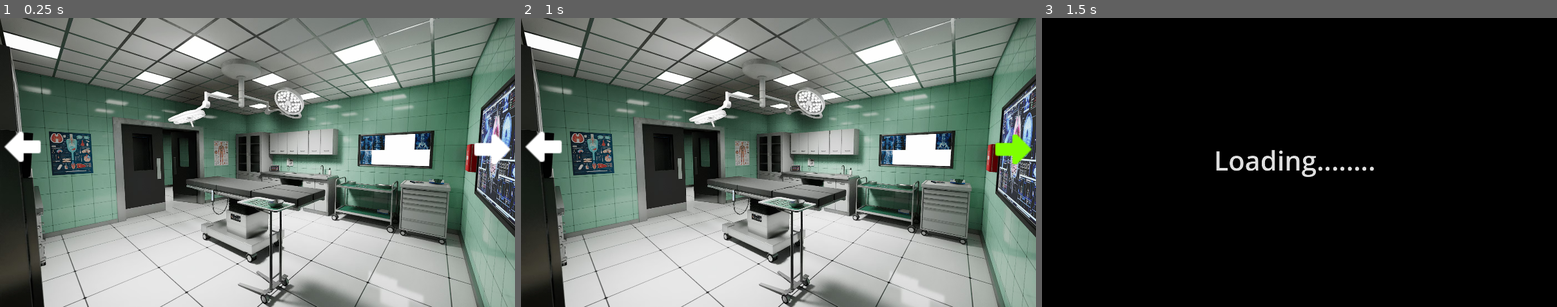
Above: before the commit, frames 1-3 (left to right).
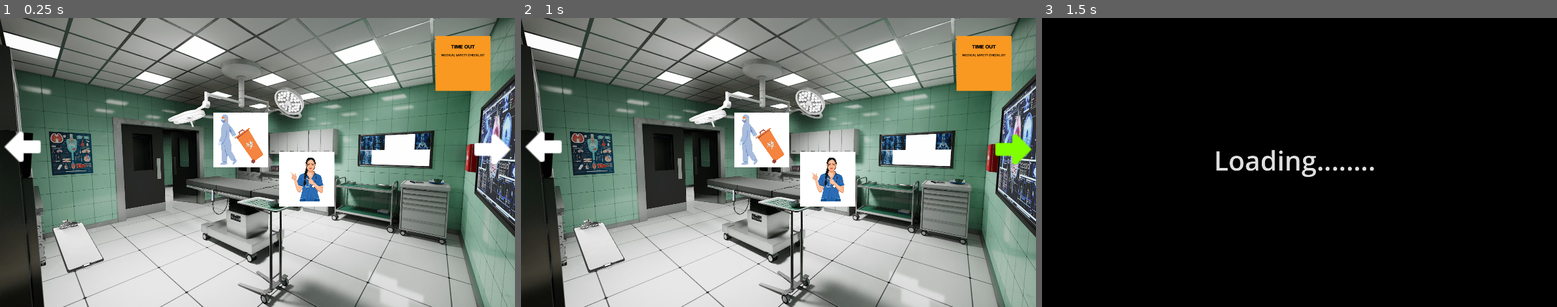
Above: after the commit, the same moments.

Repository: Cavan/EscapeRoomProject
Game: Godot game, scene res://World/world.tscn
Two runs of this game, one before a commit and one after it. Both use one fixed random seed, a clock stepped at 60 frames per second and the inputs below.
Inputs (mouse positions are in pixels of both pictures, inside the frame that each line leads up to):
- Up to frame 1 (0.25 s): no input
- Up to frame 2 (1 s): tap Enter at 0.5 s; drag from (541, 148) to (1015, 150) at 0.52 s
- Up to frame 3 (1.5 s): drag from (1536, 150) to (1062, 148) at 1.27 s

The runs differ from the first frame. In frame 1, 6.9% of the frame differs, in the area x 10-96%, y 6-89%; in frame 2, 6.9%; in frame 3, nothing differs.

Commit message:
Added items to first operating room

Diff:
--- /dev/null
+++ b/Assets/Items/GameItem.gd
@@ -0,0 +1,8 @@
+class_name GameItem
+
+extends Node
+
+enum Item_Type {KEY_ITEM, ENVIRONMENT_ITEM, USER_ITEM}
+
+func _init():
+	pass
--- /dev/null
+++ b/Inventory/DragableItem.tscn
@@ -0,0 +1,9 @@
+[gd_scene load_steps=2 format=3 uid="uid://yea2ouo1w0ni"]
+
+[ext_resource type="Script" path="res://Inventory/item.gd" id="2_w305j"]
+
+[node name="DragableItem" type="Sprite2D"]
+top_level = true
+position = Vector2(1037, 545)
+scale = Vector2(0.2, 0.2)
+script = ExtResource("2_w305j")
--- /dev/null
+++ b/Inventory/clipboard.tscn
@@ -0,0 +1,10 @@
+[gd_scene load_steps=3 format=3 uid="uid://cnm5au0p5nhg"]
+
+[ext_resource type="Texture2D" uid="uid://bqe0mcclrjeye" path="res://Assets/Items/clipboard.png" id="1_o01ks"]
+[ext_resource type="Script" path="res://Inventory/item.gd" id="2_w8kli"]
+
+[node name="Clipboard" type="Sprite2D"]
+position = Vector2(1037, 545)
+scale = Vector2(0.5, 0.5)
+texture = ExtResource("1_o01ks")
+script = ExtResource("2_w8kli")
--- /dev/null
+++ b/Inventory/item.gd
@@ -0,0 +1,24 @@
+extends Sprite2D
+@export var item_sprite_texture:Texture
+#bytemyke source code for https://www.youtube.com/watch?v=neZ9tLVUDk4&feature=youtu.be
+
+var is_dragging = false #state management
+var mouse_offset #center mouse on click
+var delay = .2
+
+func _ready():
+	self.texture = item_sprite_texture
+
+func _physics_process(delta):
+	if is_dragging == true:
+		var tween = get_tree().create_tween()
+		tween.tween_property(self, "position", get_global_mouse_position()-mouse_offset, delay * delta)
+func _input(event):
+	if event is InputEventMouseButton and event.button_index == MOUSE_BUTTON_LEFT:
+		if event.pressed:
+			if get_rect().has_point(to_local(event.position)):
+				print('clicked on sprite')
+				is_dragging = true
+				mouse_offset = get_global_mouse_position()-global_position
+		else:
+			is_dragging = false
--- /dev/null
+++ b/Inventory/item.tscn
@@ -0,0 +1,27 @@
+[gd_scene load_steps=6 format=3 uid="uid://bqwjabdx3dw56"]
+
+[ext_resource type="Texture2D" uid="uid://bqe0mcclrjeye" path="res://Assets/Items/clipboard.png" id="1_m2lwo"]
+[ext_resource type="PackedScene" uid="uid://yea2ouo1w0ni" path="res://Inventory/DragableItem.tscn" id="2_8nm65"]
+[ext_resource type="Texture2D" uid="uid://im4f1r7bqgqg" path="res://Assets/Items/biohazard.png" id="3_lmxc3"]
+[ext_resource type="Texture2D" uid="uid://dkt1sfujm7ptr" path="res://Assets/Items/Nurse.png" id="4_u4i1y"]
+[ext_resource type="Texture2D" uid="uid://dv00qct7is4u4" path="res://Assets/Items/TIME OUT.png" id="5_shb2b"]
+
+[node name="Item" type="Node2D"]
+position = Vector2(959, 640)
+
+[node name="DragableItem" parent="." instance=ExtResource("2_8nm65")]
+position = Vector2(1726, 917)
+item_sprite_texture = ExtResource("3_lmxc3")
+
+[node name="DragableItem2" parent="." instance=ExtResource("2_8nm65")]
+position = Vector2(254, 211)
+scale = Vector2(0.25, 0.25)
+item_sprite_texture = ExtResource("4_u4i1y")
+
+[node name="DragableItem3" parent="." instance=ExtResource("2_8nm65")]
+position = Vector2(289, 853)
+item_sprite_texture = ExtResource("1_m2lwo")
+
+[node name="DragableItem4" parent="." instance=ExtResource("2_8nm65")]
+position = Vector2(1726, 170)
+item_sprite_texture = ExtResource("5_shb2b")
--- a/Levels/level_1.tscn
+++ b/Levels/level_1.tscn
@@ -1,6 +1,7 @@
-[gd_scene load_steps=2 format=3 uid="uid://7tgwji88ukab"]
+[gd_scene load_steps=3 format=3 uid="uid://7tgwji88ukab"]
 
 [ext_resource type="Texture2D" uid="uid://kmpehaxm6s84" path="res://Assets/Rooms/OperatingRoom_2.png" id="1_6fvfx"]
+[ext_resource type="PackedScene" uid="uid://bqwjabdx3dw56" path="res://Inventory/item.tscn" id="2_scs8p"]
 
 [node name="Level_1" type="Node2D"]
 
@@ -13,3 +14,15 @@
 texture = ExtResource("1_6fvfx")
 expand_mode = 3
 stretch_mode = 4
+
+[node name="Item" parent="." instance=ExtResource("2_scs8p")]
+position = Vector2(595, 649)
+
+[node name="DragableItem" parent="Item" index="0"]
+position = Vector2(897, 455)
+
+[node name="DragableItem2" parent="Item" index="1"]
+position = Vector2(1144, 603)
+scale = Vector2(0.2, 0.2)
+
+[editable path="Item"]
--- a/World/world.tscn
+++ b/World/world.tscn
@@ -11,7 +11,7 @@
 main_level_path = "res://Levels/level_1.tscn"
 level_2_path = "res://Levels/level_2.tscn"
 level_3_path = "res://Levels/level_3.tscn"
-level_paths = ["res://Levels/level_1.tscn", "res://Levels/level_2.tscn", "res://Levels/level_3.tscn"]
+level_paths = Array[String](["res://Levels/level_1.tscn", "res://Levels/level_2.tscn", "res://Levels/level_3.tscn"])
 
 [node name="Navigation_Arrows" parent="." instance=ExtResource("2_ijtix")]
 position = Vector2(21, 0)
Binary file added: Assets/Items/FirstAid.png
Not shown, added: Assets/Items/FirstAid.png.import
Binary file added: Assets/Items/Medical_Report-1-1024.webp
Not shown, added: Assets/Items/Medical_Report-1-1024.webp.import
Binary file added: Assets/Items/Nurse.png
Not shown, added: Assets/Items/Nurse.png.import
Binary file added: Assets/Items/TIME OUT.png
Not shown, added: Assets/Items/TIME OUT.png.import
Binary file added: Assets/Items/biohazard.png
Not shown, added: Assets/Items/biohazard.png.import
Binary file added: Assets/Items/clipboard.png
Not shown, added: Assets/Items/clipboard.png.import
(and 11 more such lines)
